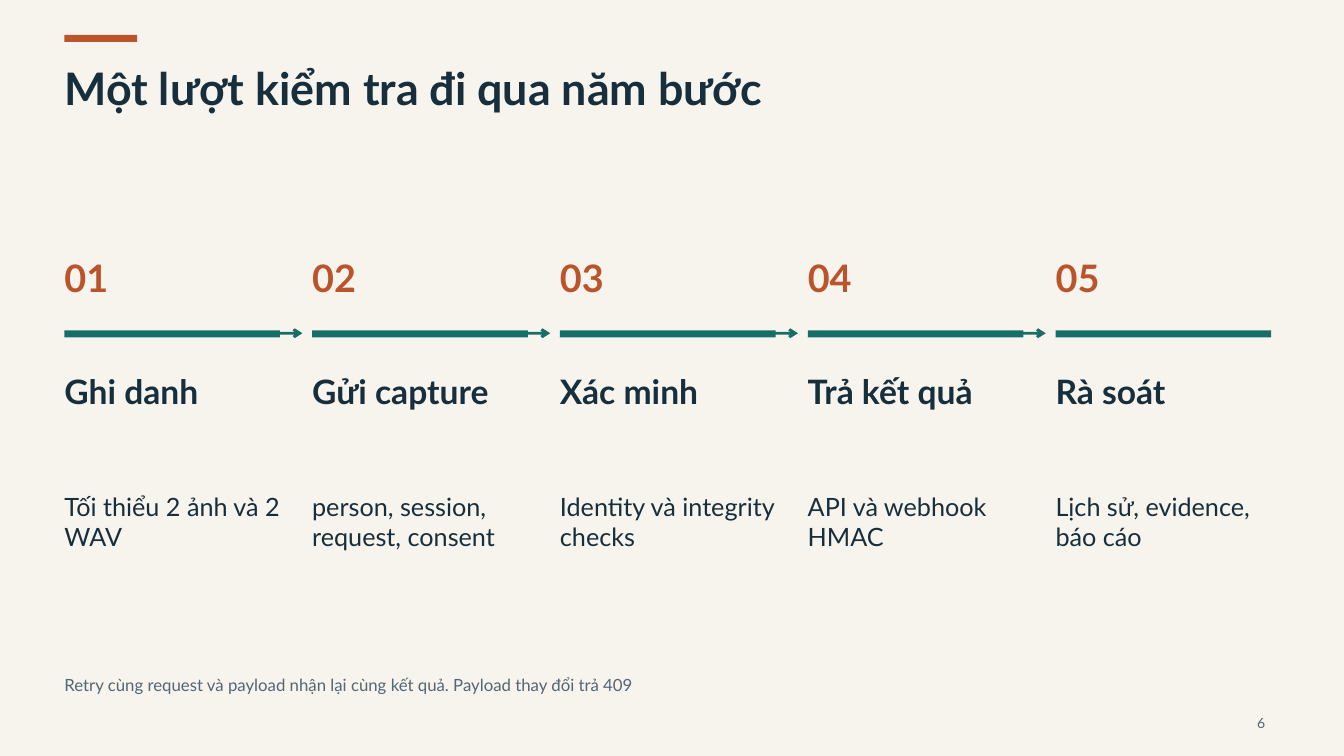
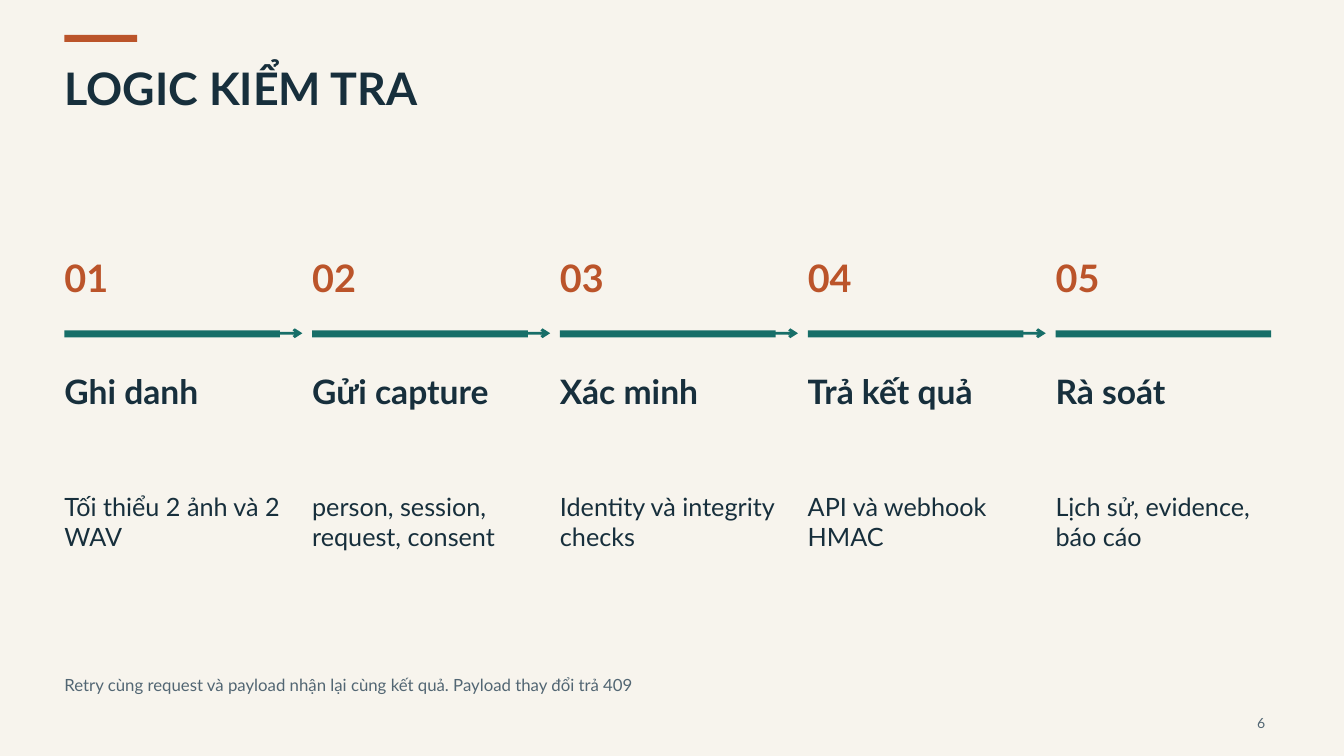
Before and after one commit to FSB-MSA36HN/DDM501-face-voice-proctoring, a slide deck: slide 6 of docs/presentation/DDM501_Defense_15p_Demo13p_QA10p.pptx. Drawn at 1344x756 pixels with LibreOffice and Linux fonts; fonts in the diff are those of the drawing. Boxes give left, top, right and bottom in pixels: in the first picture for what was removed or moved away, otherwise in the second. Text is boxed around its words. In the diff, an @@ line names an element or a change of style, - is before the commit and + after.

```diff
--- a/docs/presentation/DDM501_Defense_15p_Demo13p_QA10p.pptx
+++ b/docs/presentation/DDM501_Defense_15p_Demo13p_QA10p.pptx
@@ text at box(64, 66, 418, 106): text changed @@
-Một lượt kiểm tra đi qua năm bước
+LOGIC KIỂM TRA
```
Also in this commit, not shown: 31 other slides changed, 2 other files.
